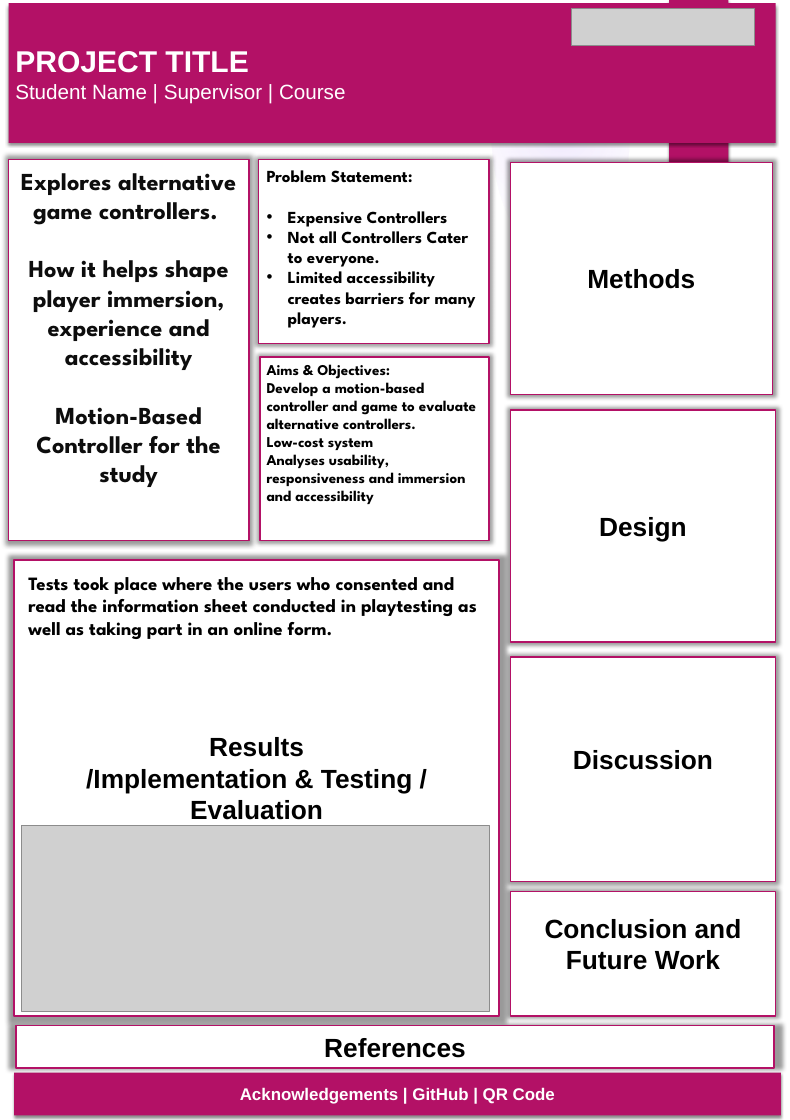
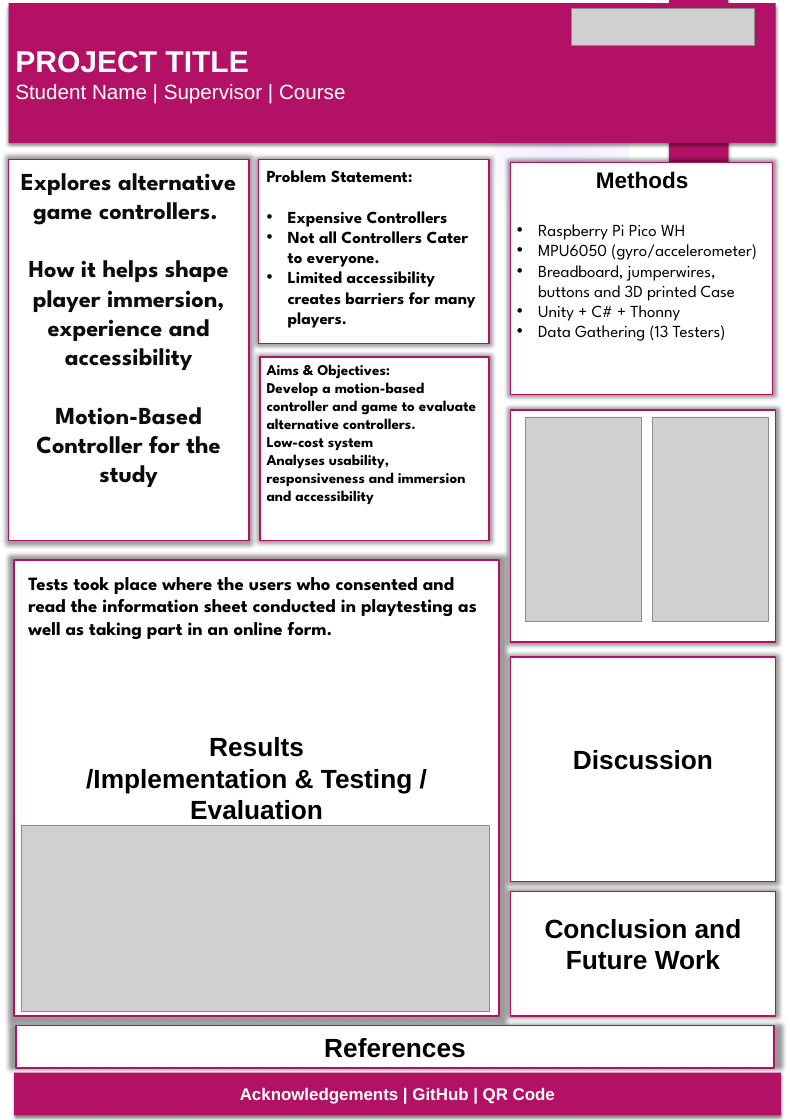
Before and after one commit to MamudRostam/Mamud_Final_Year_Project, a slide deck: slide 1 of Final Report Documentation/FYP_IF_Poster_template.pptx. Drawn at 790x1120 pixels with LibreOffice and Linux fonts; fonts in the diff are those of the drawing; grey boxes stand for pictures; background and template pictures are left out. Boxes give left, top, right and bottom in pixels: in the first picture for what was removed or moved away, otherwise in the second. Text is boxed around its words. In the diff, an @@ line names an element or a change of style, - is before the commit and + after.

Commit message:
upd

```diff
--- a/Final Report Documentation/FYP_IF_Poster_template.pptx
+++ b/Final Report Documentation/FYP_IF_Poster_template.pptx
@@ text added at <box>538,171,757,341</box>, 18 pt, text #000000 @@
+Methods
+• Raspberry Pi Pico WH
+• MPU6050 (gyro/accelerometer)
+• Breadboard, jumperwires, buttons and 3D printed Case
+• Unity + C# + Thonny
+• Data Gathering (13 Testers)
@@ text in rectangle at <box>587,269,695,289</box>: text removed @@
-Methods
@@ picture added at <box>526,417,641,622</box> @@
@@ picture added at <box>653,417,768,622</box> @@
@@ text in rectangle at <box>599,517,687,542</box>: text removed @@
-Design
```
